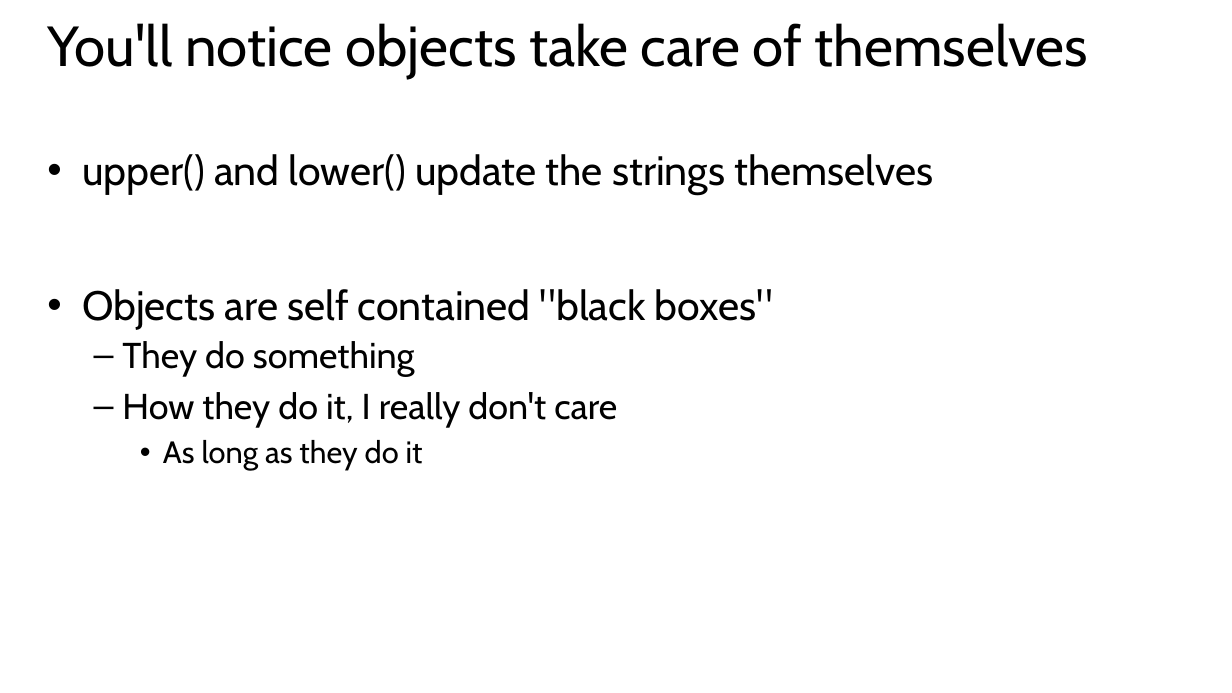
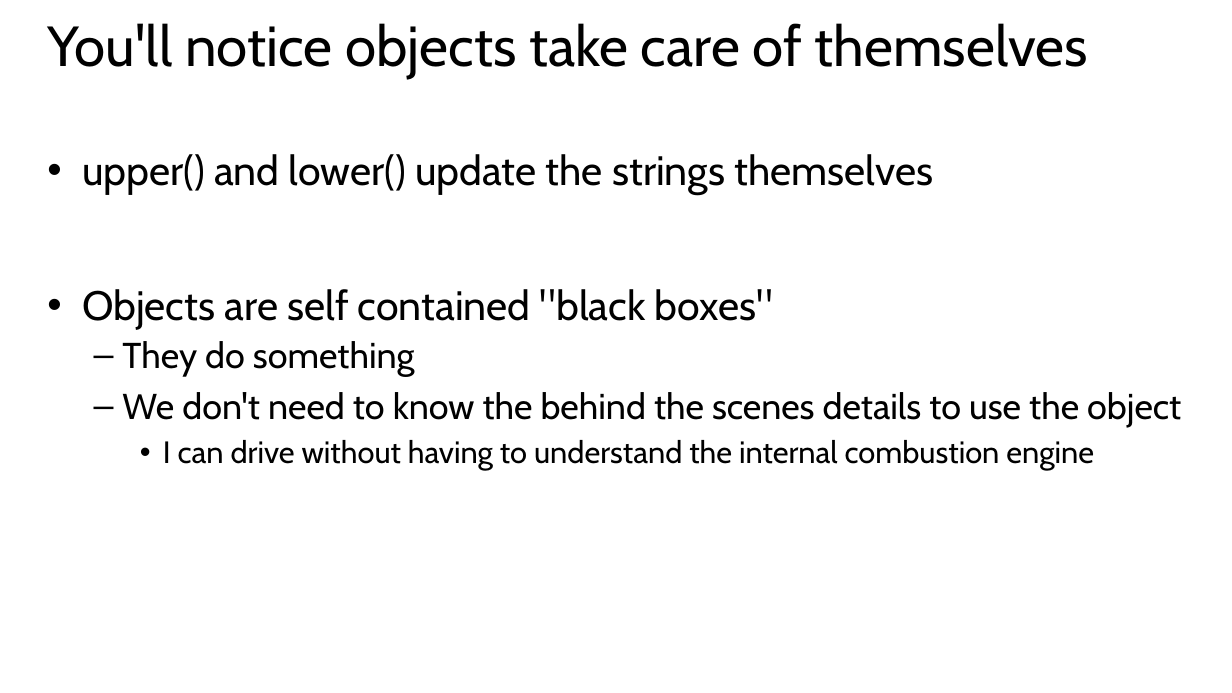
Before and after one commit to mkscala/AdvancedFlask, a slide deck: slide 9 of Slides/Module 2 - Object Oriented Programming.pptx. Drawn at 1232x693 pixels with LibreOffice and Linux fonts; fonts in the diff are those of the drawing. Boxes give left, top, right and bottom in pixels: in the first picture for what was removed or moved away, otherwise in the second. Text is boxed around its words. In the diff, an @@ line names an element or a change of style, - is before the commit and + after.

```diff
--- a/Slides/Module 2 - Object Oriented Programming.pptx
+++ b/Slides/Module 2 - Object Oriented Programming.pptx
@@ text at box(122, 392, 1181, 470): text changed; size 28 to 24 pt @@
-  – How they do it, I really don't care
-    • As long as they do it
+  – We don't need to know the behind the scenes details to use the object
+    • I can drive without having to understand the internal combustion engine
```
Also in this commit, not shown: 9 other slides changed, 5 slides added, 3 other files.
